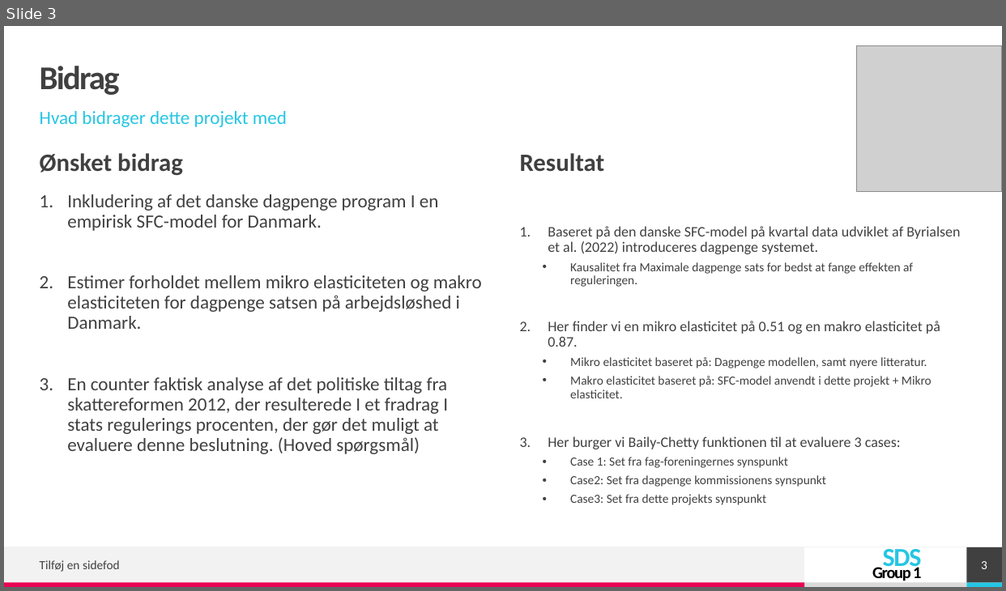
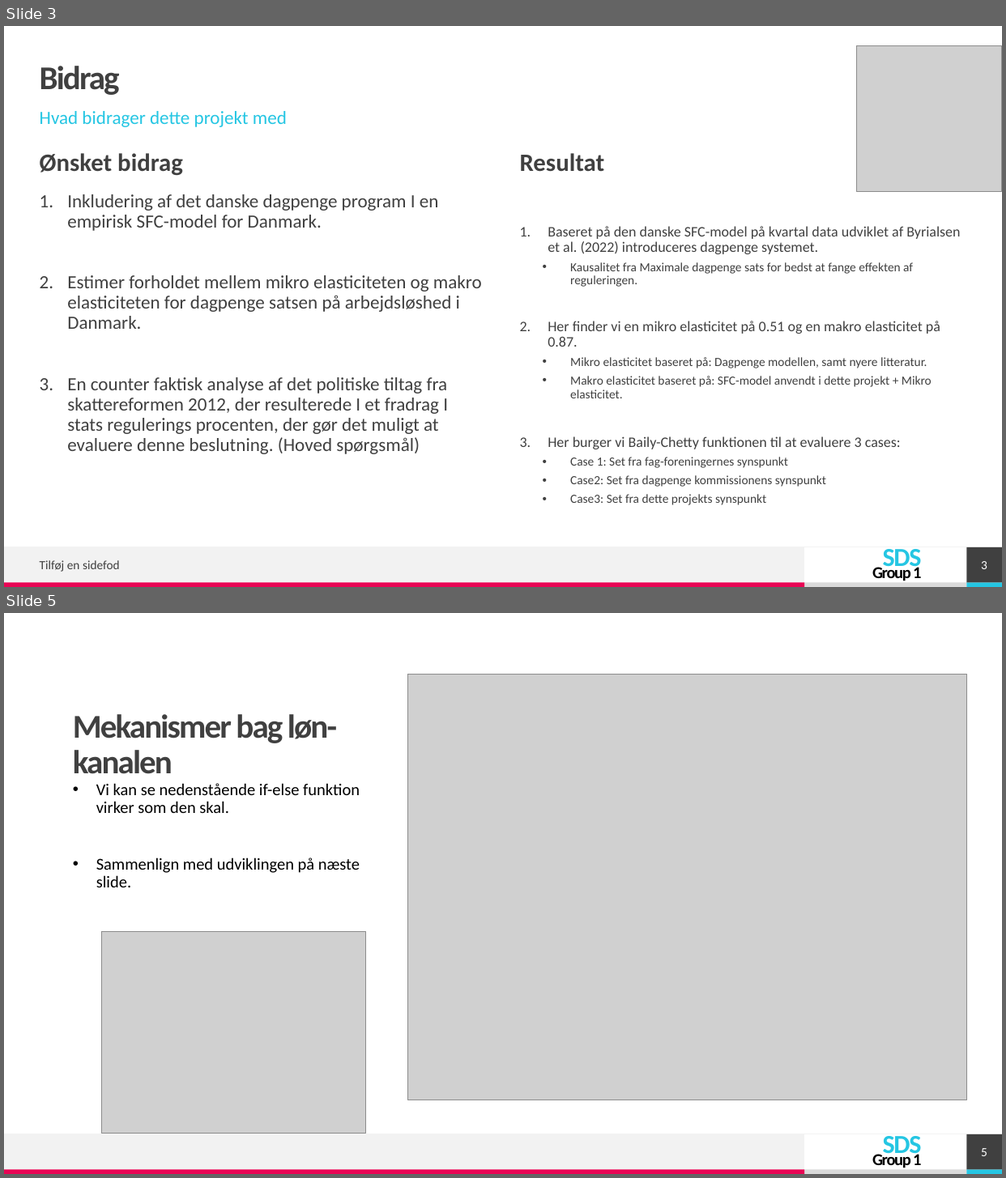
Before and after one commit to simonmig10/komp_r, a slide deck: PP-Eksamen.pptx. Shown one above the other, each under a label of ours: slide 3 before the commit, slides 3 and 5 after it; the slides between them are not shown. The pictures are 1006x591 and 1006x1178 pixels, drawn with LibreOffice and Linux fonts; fonts in the diff are those of the drawing; grey boxes stand for pictures. Boxes give left, top, right and bottom in pixels: in the first picture for what was removed or moved away, otherwise in the second. Text is boxed around its words. In the diff, an @@ line names an element or a change of style, - is before the commit and + after.

```diff
--- a/PP-Eksamen.pptx
+++ b/PP-Eksamen.pptx
@@ slide 5 added at (4,613,1002,1174), background #FFFFFF; not listed: 6 template elements that a slide beside it also shows @@
@@ picture added at (407,674,967,1100) @@
@@ title added at (73,714,337,774), 32 pt, text #404040, bold @@
+Mekanismer bag løn-kanalen
@@ text added at (96,783,360,888), 16 pt, text #000000 @@
+• Vi kan se nedenstående if-else funktion virker som den skal.
+• Sammenlign med udviklingen på næste slide.
@@ picture added at (101,932,365,1134) @@
@@ page number added at (967,1135,1002,1170), fill #404040, 12 pt, text #FFFFFF @@
+5
```
Also in this commit, not shown: 4 slides changed, 2 other slides added, 2 slides removed.
